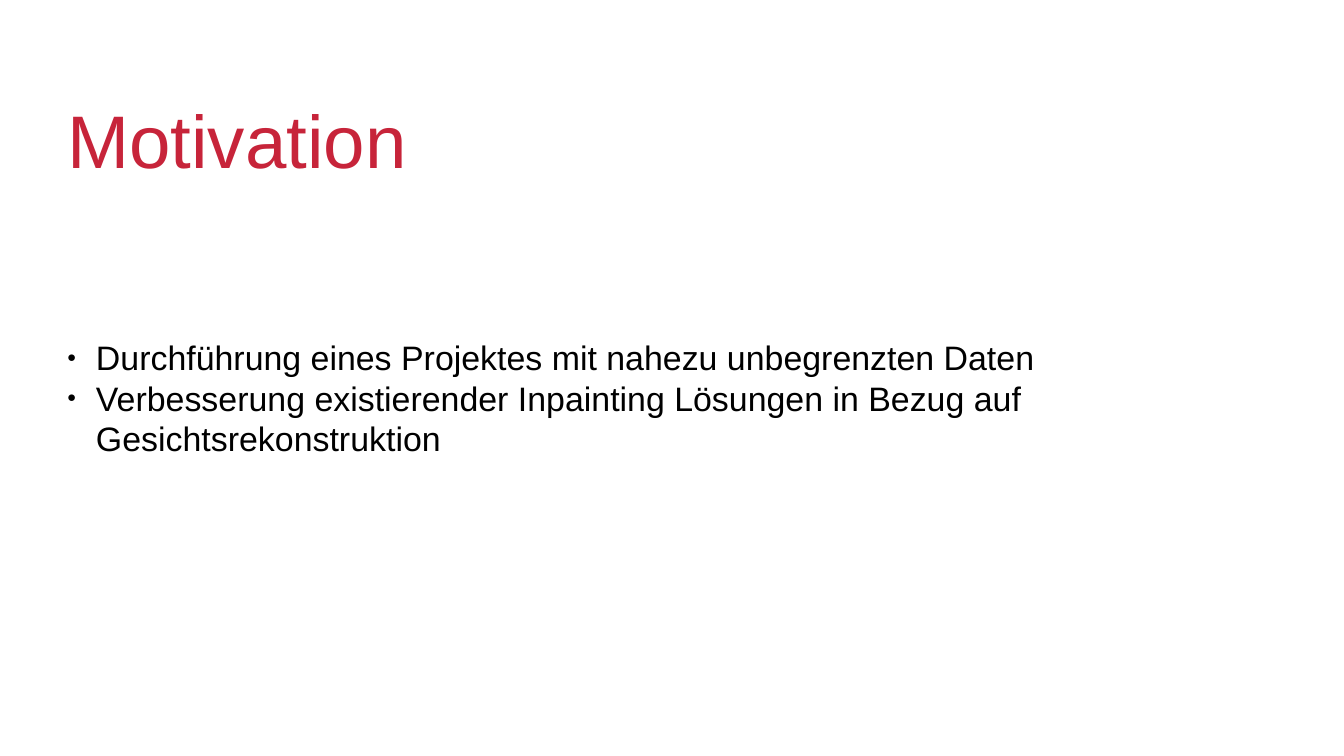
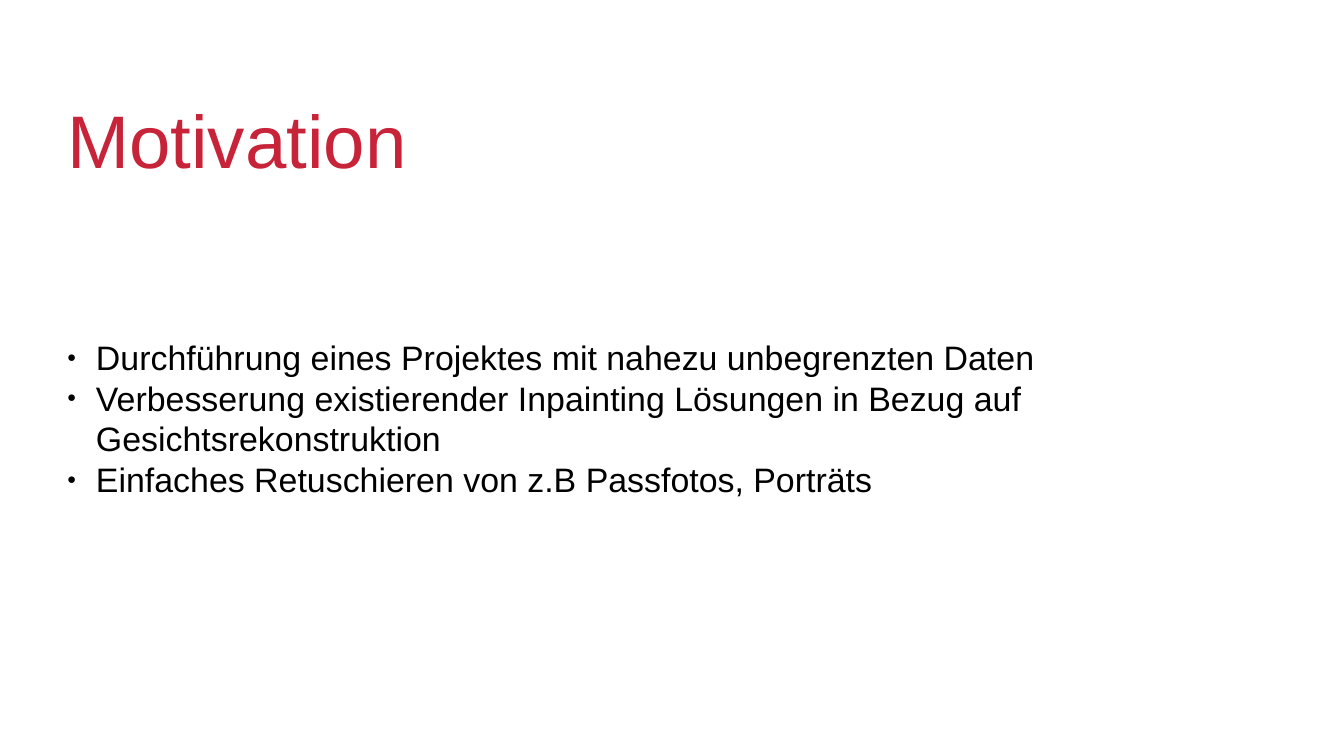
Before and after one commit to b4shy/FacialInpainting, a slide deck: slide 2 of Presentation/pitch/pitch_new.odp. Drawn at 1344x756 pixels with LibreOffice and Linux fonts; fonts in the diff are those of the drawing; background and template pictures are left out. Boxes give left, top, right and bottom in pixels: in the first picture for what was removed or moved away, otherwise in the second. Text is boxed around its words. In the diff, an @@ line names an element or a change of style, - is before the commit and + after.

```diff
--- a/Presentation/pitch/pitch_new.odp
+++ b/Presentation/pitch/pitch_new.odp
@@ subtitle at bbox=[96, 467, 872, 497]: paragraph added @@
+● Einfaches Retuschieren von z.B Passfotos, Porträts
```
Also in this commit, not shown: 1 other slide changed, 1 other file.
